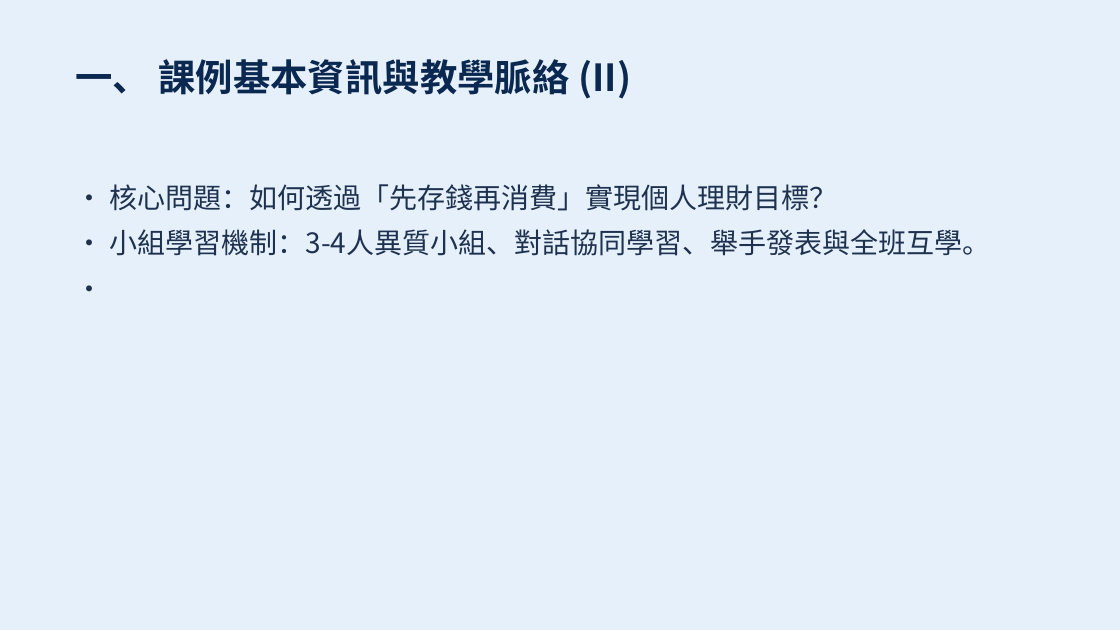
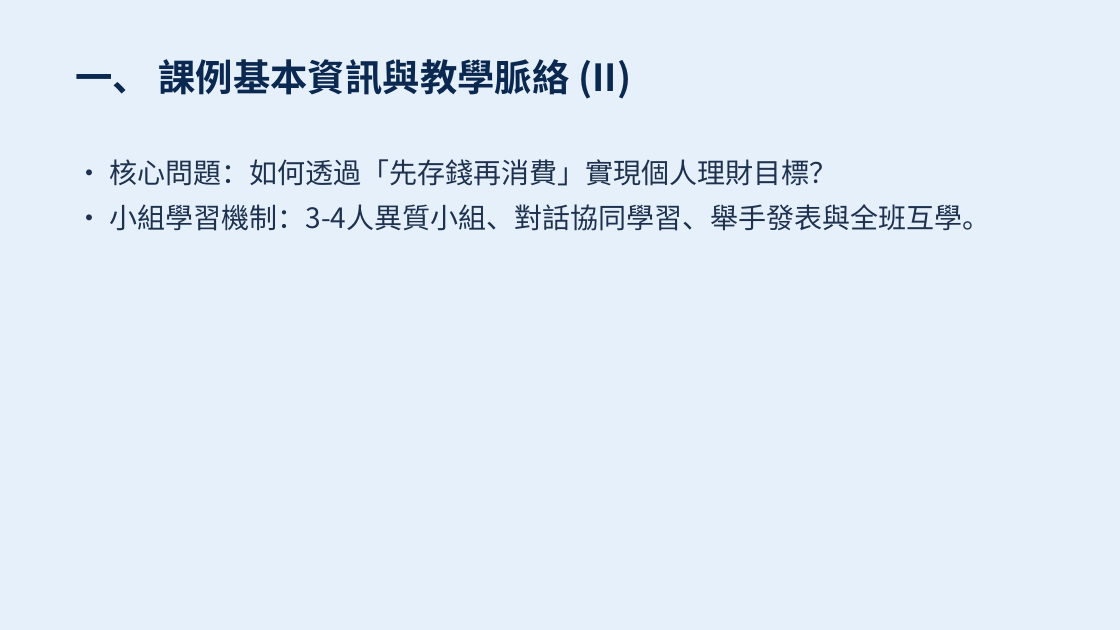
Before and after one commit to sspsapin5566/slc-5th-grade-social-study, a slide deck: slide 3 of output/slides.pptx. Drawn at 1120x630 pixels with LibreOffice and Linux fonts; fonts in the diff are those of the drawing. Boxes give left, top, right and bottom in pixels: in the first picture for what was removed or moved away, otherwise in the second. Text is boxed around its words. In the diff, an @@ line names an element or a change of style, - is before the commit and + after.

Commit message:
fix: purge trailing empty bullet points from slide 3 and slide 9

```diff
--- a/output/slides.pptx
+++ b/output/slides.pptx
@@ text at box(110, 159, 991, 231): paragraph removed @@
-•
```
Also in this commit, not shown: 1 other slide changed.
